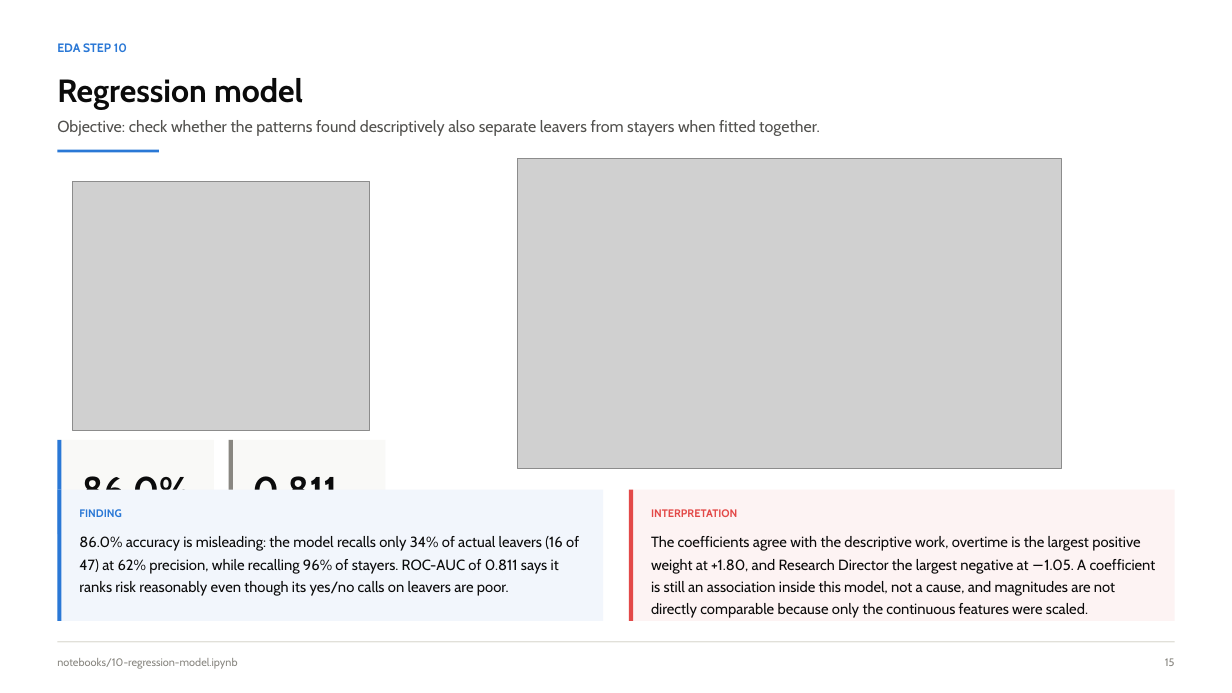
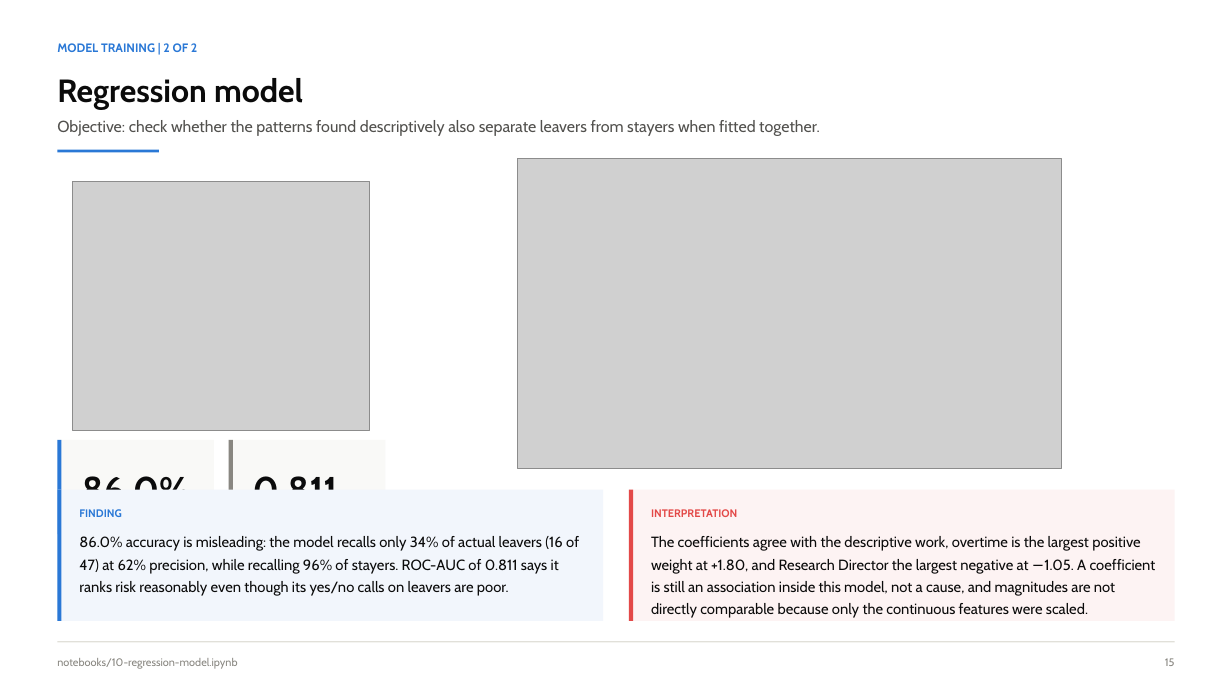
Before and after one commit to NPower-JDA-Cohort-2026/ibm-analytics-attrition-eda, a slide deck: slide 15 of presentation/IBM_Attrition_EDA_Team_Presentation.pptx (slide 7 before the commit). Drawn at 1232x693 pixels with LibreOffice and Linux fonts; fonts in the diff are those of the drawing; grey boxes stand for pictures. Boxes give left, top, right and bottom in pixels: in the first picture for what was removed or moved away, otherwise in the second. Text is boxed around its words. In the diff, an @@ line names an element or a change of style, - is before the commit and + after.

```diff
--- a/presentation/IBM_Attrition_EDA_Team_Presentation.pptx
+++ b/presentation/IBM_Attrition_EDA_Team_Presentation.pptx
@@ text removed at bbox=[57, 43, 127, 52] @@
-EDA STEP 10
@@ text added at bbox=[57, 43, 197, 52], 9.5 pt, text #2A78D6, bold @@
+MODEL TRAINING | 2 OF 2
```
Also in this commit, not shown: 12 other slides changed.
